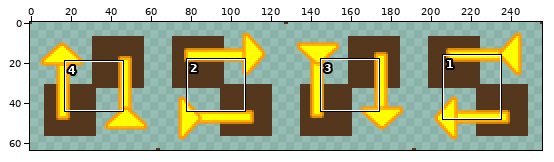
Edited in one commit: sprite sheet (graphics/entities/item-elevator-bottom.png). The picture above shows the old version from afar; the outline marks the close-up.
Close-up. The starting point:
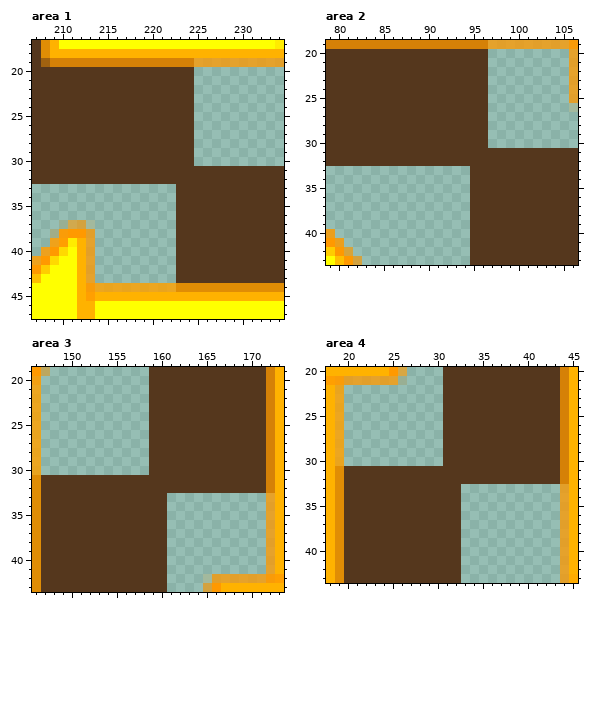
The file is 256x64 pixels. Pixels under 10% opacity are left out. Colours within 5 levels of each other are drawn and written as one. Shown: area 1: x 207..234, y 17..47; area 2: x 79..106, y 19..43; area 3: x 146..173, y 19..43; area 4: x 18..45, y 20..43.
After the commit:
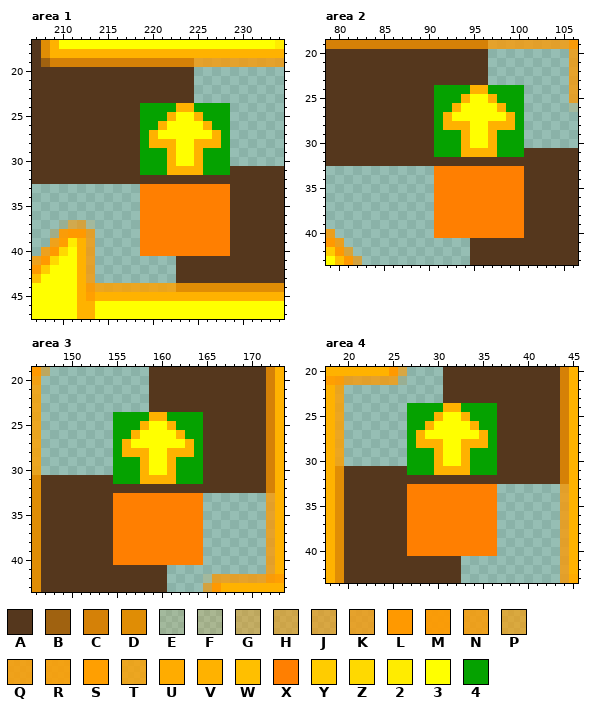
Palette (. is transparent): A #55371d  B #a06210  C #d58107  D #e08d05  E #ff990020  F #ff990030  G #ff990070  H #ff990090  J #ff9900a0  K #ff9900c0  L #ff9900  M #ff9a00f3  N #ff9b00d3  P #ff9d00a6  Q #ff9d00d9  R #ff9e00e2  S #ff9f00fe  T #ffa100d0  U #ffac00  V #ffb200  W #ffbf00  X #ff7f01  Y #ffcc00  Z #ffd900  2 #ffec00  3 #ffff00  4 #05a200
What changed:
--- area 1
@@ x 217..230 @@
 23 AAAAAAAA......
-24 AAAAAAAA......
-25 AAAAAAAA......
-26 AAAAAAAA......
-27 AAAAAAAA......
-28 AAAAAAAA......
-29 AAAAAAAA......
-30 AAAAAAAA......
-31 AAAAAAAAAAAAAA
+24 AA4444VV4444..
+25 AA444V33V444..
+26 AA44V3333V44..
+27 AA4V333333V4..
+28 AA4VVV33VVV4..
+29 AA444V33V444..
+30 AA444V33V444..
+31 AA444VVVV444AA
 32 AAAAAAAAAAAAAA
-33 ......AAAAAAAA
-34 ......AAAAAAAA
-35 ......AAAAAAAA
-36 ......AAAAAAAA
-37 ......AAAAAAAA
-38 ......AAAAAAAA
-39 ......AAAAAAAA
-40 ......AAAAAAAA
+33 ..XXXXXXXXXXAA
+34 ..XXXXXXXXXXAA
+35 ..XXXXXXXXXXAA
+36 ..XXXXXXXXXXAA
+37 ..XXXXXXXXXXAA
+38 ..XXXXXXXXXXAA
+39 ..XXXXXXXXXXAA
+40 ..XXXXXXXXXXAA
 41 ......AAAAAAAA
--- area 2
@@ x 89..102 @@
 23 AAAAAAAA......
-24 AAAAAAAA......
-25 AAAAAAAA......
-26 AAAAAAAA......
-27 AAAAAAAA......
-28 AAAAAAAA......
-29 AAAAAAAA......
-30 AAAAAAAA......
-31 AAAAAAAAAAAAAA
+24 AA4444VV4444..
+25 AA444V33V444..
+26 AA44V3333V44..
+27 AA4V333333V4..
+28 AA4VVV33VVV4..
+29 AA444V33V444..
+30 AA444V33V444..
+31 AA444VVVV444AA
 32 AAAAAAAAAAAAAA
-33 ......AAAAAAAA
-34 ......AAAAAAAA
-35 ......AAAAAAAA
-36 ......AAAAAAAA
-37 ......AAAAAAAA
-38 ......AAAAAAAA
-39 ......AAAAAAAA
-40 ......AAAAAAAA
+33 ..XXXXXXXXXXAA
+34 ..XXXXXXXXXXAA
+35 ..XXXXXXXXXXAA
+36 ..XXXXXXXXXXAA
+37 ..XXXXXXXXXXAA
+38 ..XXXXXXXXXXAA
+39 ..XXXXXXXXXXAA
+40 ..XXXXXXXXXXAA
 41 ......AAAAAAAA
--- area 3
@@ x 153..166 @@
 23 ......AAAAAAAA
-24 ......AAAAAAAA
-25 ......AAAAAAAA
-26 ......AAAAAAAA
-27 ......AAAAAAAA
-28 ......AAAAAAAA
-29 ......AAAAAAAA
-30 ......AAAAAAAA
-31 AAAAAAAAAAAAAA
+24 ..4444VV4444AA
+25 ..444V33V444AA
+26 ..44V3333V44AA
+27 ..4V333333V4AA
+28 ..4VVV33VVV4AA
+29 ..444V33V444AA
+30 ..444V33V444AA
+31 AA444VVVV444AA
 32 AAAAAAAAAAAAAA
-33 AAAAAAAA......
-34 AAAAAAAA......
-35 AAAAAAAA......
-36 AAAAAAAA......
-37 AAAAAAAA......
-38 AAAAAAAA......
-39 AAAAAAAA......
-40 AAAAAAAA......
+33 AAXXXXXXXXXX..
+34 AAXXXXXXXXXX..
+35 AAXXXXXXXXXX..
+36 AAXXXXXXXXXX..
+37 AAXXXXXXXXXX..
+38 AAXXXXXXXXXX..
+39 AAXXXXXXXXXX..
+40 AAXXXXXXXXXX..
 41 AAAAAAAA......
--- area 4
@@ x 25..38 @@
 23 ......AAAAAAAA
-24 ......AAAAAAAA
-25 ......AAAAAAAA
-26 ......AAAAAAAA
-27 ......AAAAAAAA
-28 ......AAAAAAAA
-29 ......AAAAAAAA
-30 ......AAAAAAAA
-31 AAAAAAAAAAAAAA
+24 ..4444VV4444AA
+25 ..444V33V444AA
+26 ..44V3333V44AA
+27 ..4V333333V4AA
+28 ..4VVV33VVV4AA
+29 ..444V33V444AA
+30 ..444V33V444AA
+31 AA444VVVV444AA
 32 AAAAAAAAAAAAAA
-33 AAAAAAAA......
-34 AAAAAAAA......
-35 AAAAAAAA......
-36 AAAAAAAA......
-37 AAAAAAAA......
-38 AAAAAAAA......
-39 AAAAAAAA......
-40 AAAAAAAA......
+33 AAXXXXXXXXXX..
+34 AAXXXXXXXXXX..
+35 AAXXXXXXXXXX..
+36 AAXXXXXXXXXX..
+37 AAXXXXXXXXXX..
+38 AAXXXXXXXXXX..
+39 AAXXXXXXXXXX..
+40 AAXXXXXXXXXX..
 41 AAAAAAAA......
Pixel boxes of the changes (left, top, right, bottom) in both close-ups:
changed: (140, 103, 230, 256)
changed: (434, 85, 524, 238)
changed: (113, 412, 203, 565)
changed: (407, 403, 497, 556)
